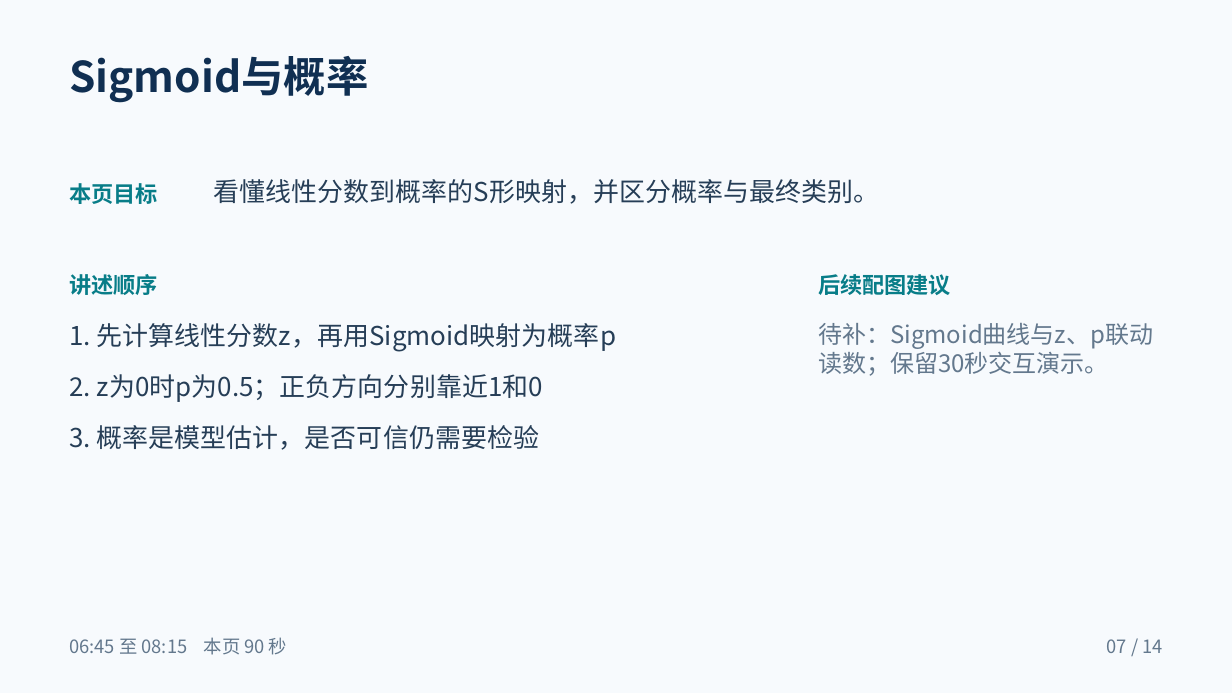
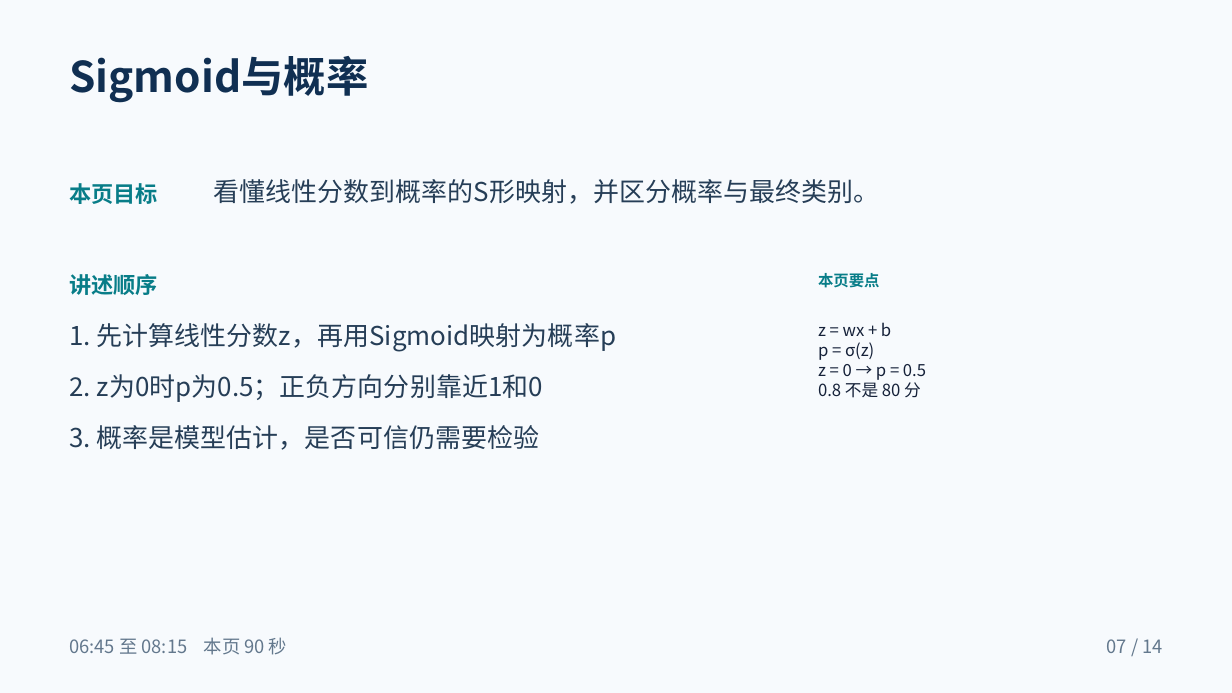
Before and after one commit to TOMBOSS885/AI-pre, a slide deck: slide 7 of downloads/线性回归与逻辑回归_PPT大纲.pptx. Drawn at 1232x693 pixels with LibreOffice and Linux fonts; fonts in the diff are those of the drawing. Boxes give left, top, right and bottom in pixels: in the first picture for what was removed or moved away, otherwise in the second. Text is boxed around its words. In the diff, an @@ line names an element or a change of style, - is before the commit and + after.

```diff
--- a/downloads/线性回归与逻辑回归_PPT大纲.pptx
+++ b/downloads/线性回归与逻辑回归_PPT大纲.pptx
@@ text at [818, 273, 880, 288]: text changed; size 17.2 to 12 pt @@
-后续配图建议
+本页要点
@@ text at [818, 322, 926, 398]: text changed; size 18.8 to 13 pt; text colour #63788D to #152139 @@
-待补：Sigmoid曲线与z、p联动
-读数；保留30秒交互演示。
+z = wx + b
+p = σ(z)
+z = 0 → p = 0.5
+0.8 不是 80 分
```
Also in this commit, not shown: 13 other slides changed, 9 other files.
